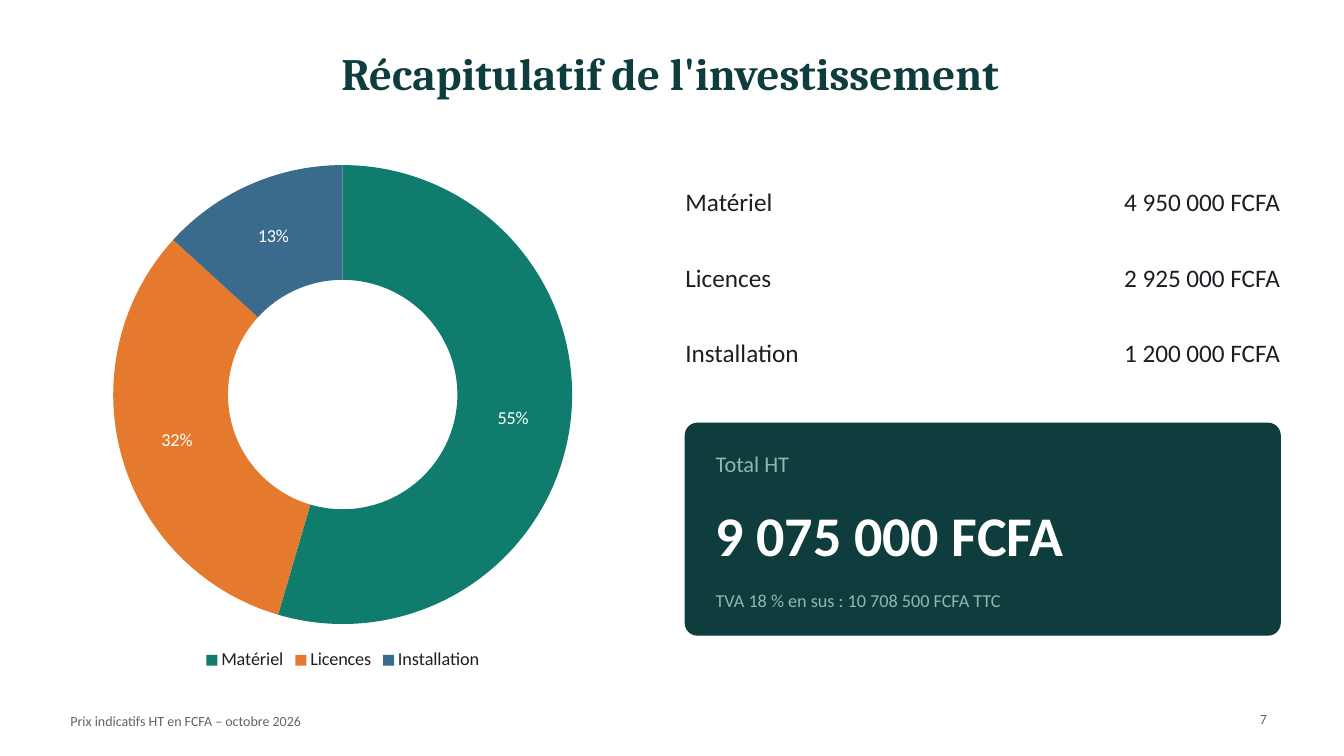
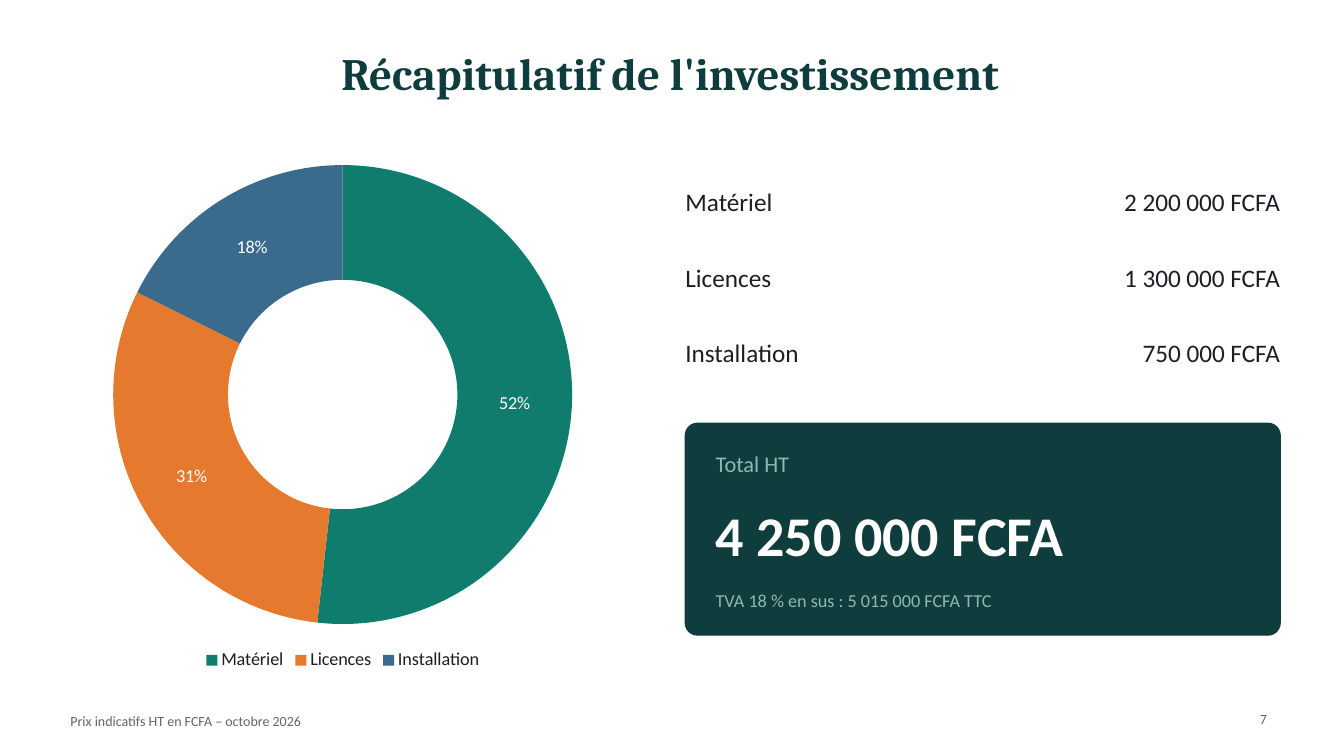
Before and after one commit to meledjearmel/others-documents, a slide deck: slide 7 of proposition-serveur/Proposition_Serveur_Proxmox_WindowsServer.pptx. Drawn at 1344x756 pixels with LibreOffice and Linux fonts; fonts in the diff are those of the drawing. Boxes give left, top, right and bottom in pixels: in the first picture for what was removed or moved away, otherwise in the second. Text is boxed around its words. In the diff, an @@ line names an element or a change of style, - is before the commit and + after.

```diff
--- a/proposition-serveur/Proposition_Serveur_Proxmox_WindowsServer.pptx
+++ b/proposition-serveur/Proposition_Serveur_Proxmox_WindowsServer.pptx
@@ doughnut chart at (60, 151, 625, 676) @@
@@ Series 1, Matériel: 55 to 52 @@
@@ Series 1, Licences: 32 to 31 @@
@@ Series 1, Installation: 13 to 18 @@
@@ text at (1124, 194, 1279, 211): text changed @@
-4 950 000 FCFA
+2 200 000 FCFA
@@ text at (1124, 270, 1279, 287): text changed @@
-2 925 000 FCFA
+1 300 000 FCFA
@@ text at (1143, 345, 1280, 362): text changed @@
-1 200 000 FCFA
+750 000 FCFA
@@ text at (716, 519, 1063, 557): text changed @@
-9 075 000 FCFA
+4 250 000 FCFA
@@ text at (716, 594, 991, 607): text changed @@
-TVA 18 % en sus : 10 708 500 FCFA TTC
+TVA 18 % en sus : 5 015 000 FCFA TTC
```
Also in this commit, not shown: 7 other slides changed, 1 slide added, 1 slide removed, 1 other file.
